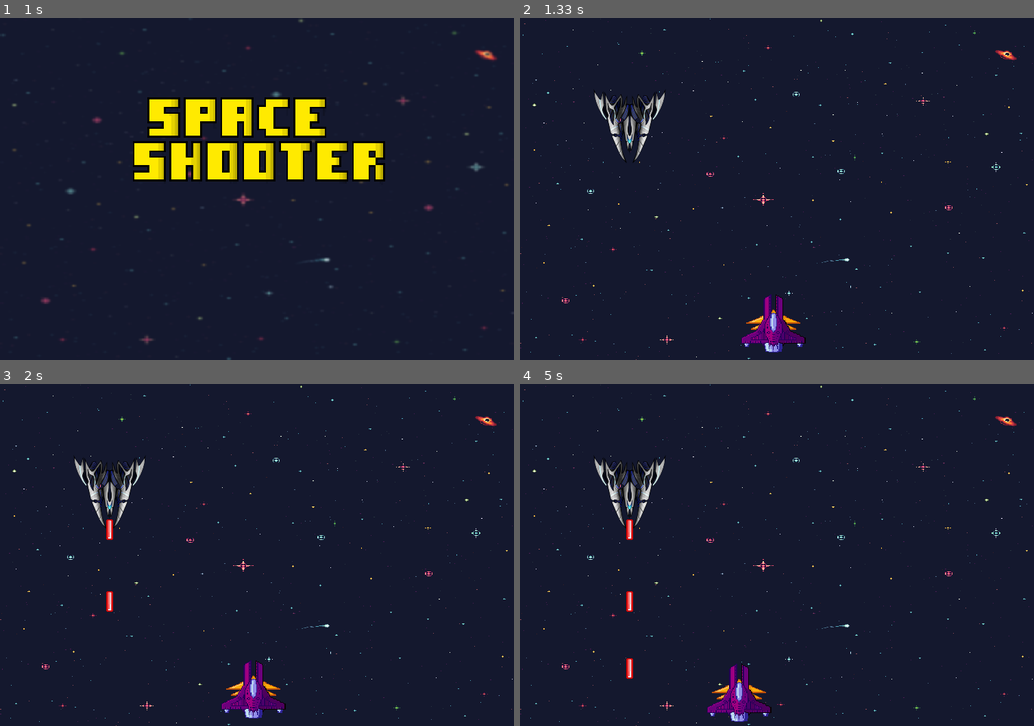
Above: before the commit, frames 1-4 (two rows, left to right).
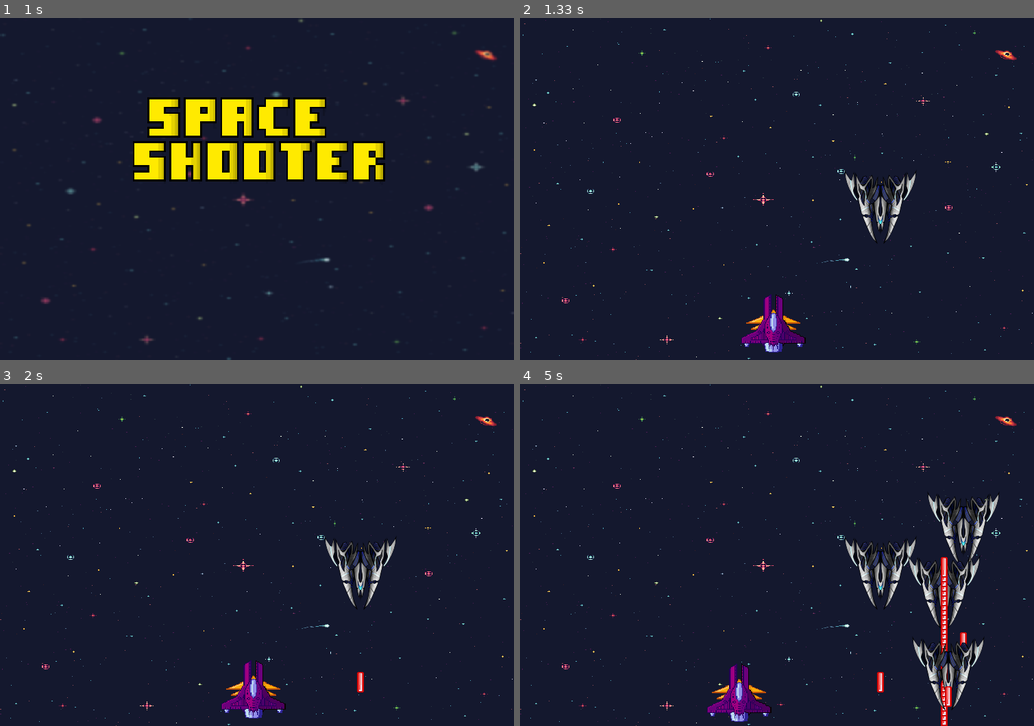
Above: after the commit, the same moments.

Repository: cjs-13/Projeto_pygame
Game: pygame game, started from main.py
The game is run twice, just before and just after one commit, with the same random seed, the same clock (stepped at 60 frames per second) and the same inputs.
Inputs:
- Up to frame 1 (1 s): hold D 0.33-0.8 s; hold W from 0.83 s (still down)
- Up to frame 2 (1.33 s): release W at 1.13 s; hold D from 1.17 s (still down)
- Up to frame 3 (2 s): release D at 1.63 s; hold A from 1.67 s (still down)
- Up to frame 4 (5 s): release A at 2.2 s; hold S 2.23-2.53 s; tap U at 2.57, 3.05, 4.55 s; hold A 2.9-3.3 s; hold W 3.33-3.7 s; hold D 3.73-4.37 s; hold S 4.4-4.77 s; hold A from 4.8 s (still down)

Frame 1 is identical in both runs. In frame 2, 2.0% of the frame differs, in the area x 14-78%, y 21-66%; in frame 3, 2.3%; in frame 4, 5.8%, in the area x 14-94%, y 21-100%.

Commit message:
Inimigo aleatório
apertar U adiciona um novo inimigo na tela

Diff:
--- a/main.py
+++ b/main.py
@@ -1,4 +1,5 @@
 import pygame
+import random
 import os
 from sys import exit
 
@@ -126,7 +127,7 @@
         self.laser_img = LASER_RED
         self.mascara = pygame.mask.from_surface(self.nave_img)
         self.tipo = "Inimigo"
-
+        self.firerate = 45
     def mover_laser(self, vel, obj):
         for laser in self.lasers:
             laser.mover(vel)
@@ -149,7 +150,7 @@
     jogador_vel = 5
     lasers_vel = 7
     jogador = Jogador(300, ALTURA - 100)
-    inimigo = Inimigo(100, 100)
+    inimigo = Inimigo(random.randint(0,LARGURA),random.randint(0,ALTURA))
     inimigos = list()
     inimigos.append(inimigo)
     while jogando:
@@ -169,6 +170,11 @@
                     jogando = False
                     pygame.quit()
                     exit()
+                if event.key == pygame.K_u:
+                    inimigo = Inimigo(random.randint(0, LARGURA - inimigo.largura()), random.randint(0, ALTURA - inimigo.altura()))
+                    inimigo.firerate = random.randint(1,60)
+                    inimigos.append(inimigo)
+
                 if event.key == pygame.K_l:
                     jogador.firerateup()
 
